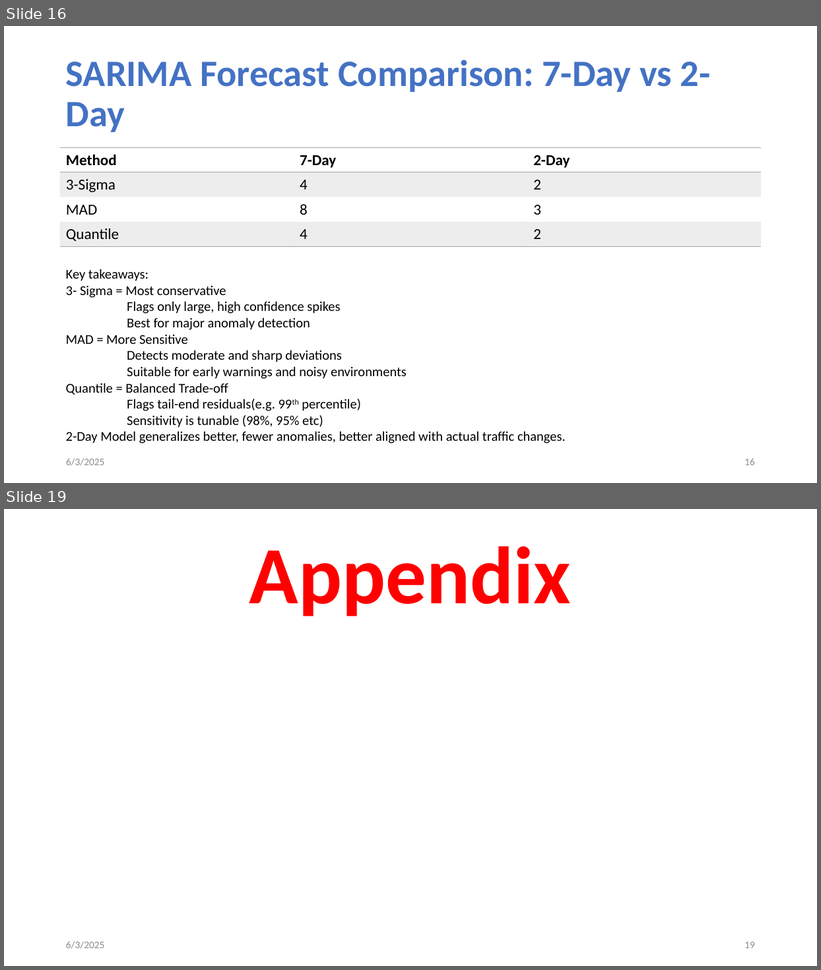
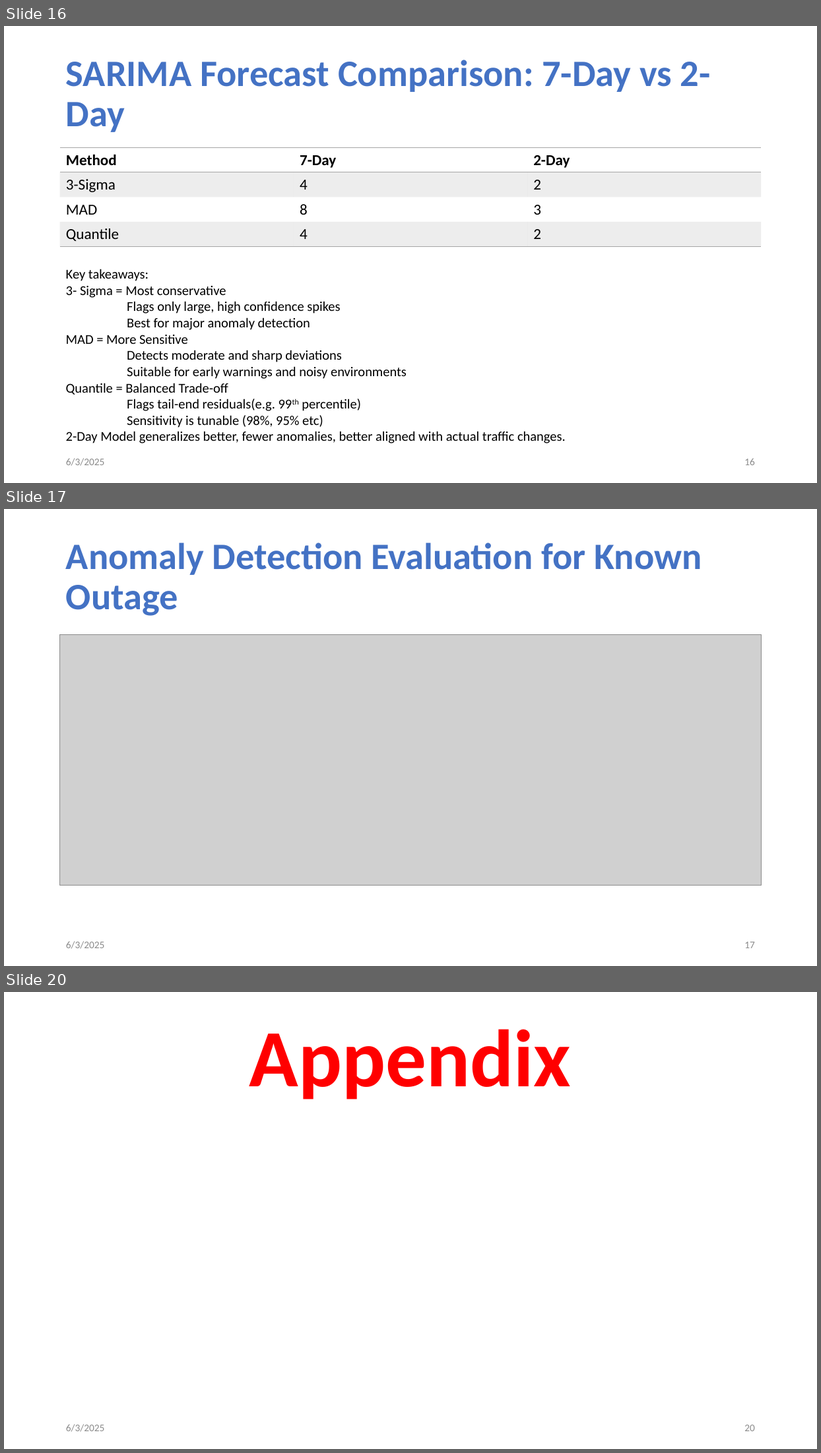
Before and after one commit to tanjilaahmed2/cesnet-anomaly-detection, a slide deck: LBNL Panel Interview_Tanjila.pptm. Shown one above the other, each under a label of ours: slides 16 and 19 before the commit, slides 16, 17 and 20 after it; the slides between them are not shown. The pictures are 821x970 and 821x1453 pixels, drawn with LibreOffice and Linux fonts; fonts in the diff are those of the drawing; grey boxes stand for pictures. Boxes give left, top, right and bottom in pixels: in the first picture for what was removed or moved away, otherwise in the second. Text is boxed around its words. In the diff, an @@ line names an element or a change of style, - is before the commit and + after.

```diff
--- a/LBNL Panel Interview_Tanjila.pptm
+++ b/LBNL Panel Interview_Tanjila.pptm
@@ slide 17 added at box(4, 509, 817, 966), background #FFFFFF @@
@@ title added at box(66, 543, 702, 616), 44 pt, text #4472C4, bold @@
+Anomaly Detection Evaluation for Known Outage
@@ picture added at box(60, 634, 762, 885) @@
@@ text added at box(66, 941, 105, 949), 12 pt, text #8C8C8C @@
+6/3/2025
@@ page number added at box(745, 942, 755, 949), 12 pt, text #8C8C8C @@
+17
@@ what was slide 19 is now slide 20 @@
@@ page number at box(745, 1425, 755, 1432): text changed @@
-19
+20
```
Also in this commit, not shown: 3 slides changed.
